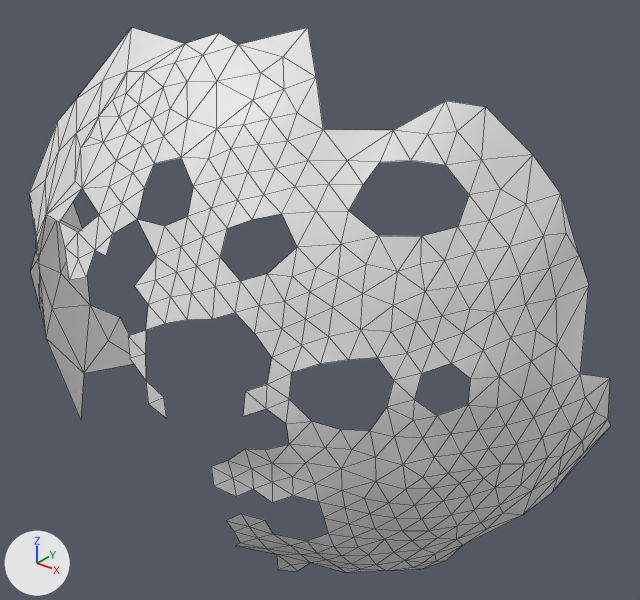
One commit to the OBJ model res/final/onecam_fullvolume/06/cleanedup/FullVolium.000326.obj: the scene before it, then after it.
One viewpoint serves both versions: a 50 mm lens placed at (-321.6, 295.0, 282.7), pointed at (-435.0, 436.7, 194.8). Every picture has the same lights, and +X, +Y and +Z are marked at lower left. Mesh edges are drawn as thin lines. Where no turn or scale is listed for an object, it has been applied to the vertices.

Names of what the first picture shows: 'FullVolium.000326'.
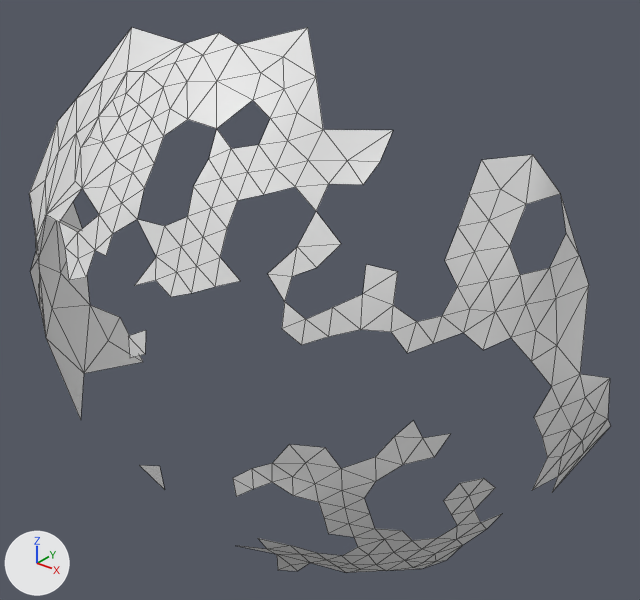
The change, as a list of edits to the scene's bpy script:
```text
Change me_fullvolium_000326:
    used by ob_fullvolium_000326; location = (0.0, 0.0, 0.0)
    remove me_fullvolium_000326.from_pydata(...)  # 354 vertices, 578 faces; spans x -524.0..-373.0, y 386.0..471.0, z 141.0..256.0
    add me_fullvolium_000326.from_pydata(...)  # 267 vertices, 354 faces; spans x -524.0..-373.0, y 386.0..471.0, z 141.0..256.0
    me_fullvolium_000326 part 1
    90 vertices are removed from x -437.0..-379.0, y 386.0..439.0, z 157.0..246.0
    225 faces are deleted
    3 vertices are added at (-436.0, 388.0, 176.0), (-443.0, 388.0, 174.0), (-438.0, 389.0, 169.0)
    1 new face joins them
```

Location of each change, [x1, y1, x2, y2] in pixels of the pictures (640 x 600 px):
part 1 of me_fullvolium_000326, cut back
    before: [130, 100, 566, 556]
    after: [139, 465, 165, 490]
